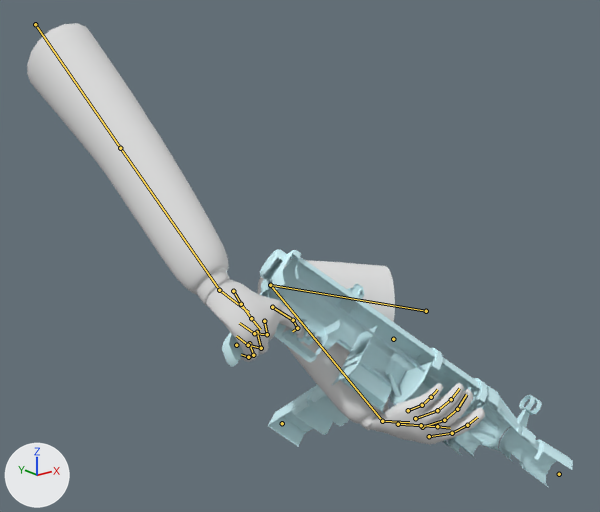
An edit to the Blender file weapons/new/FF - Nailgun.blend, drawn before and after from the same camera.
The view is the same before and after, from a 50 mm lens placed at (-33.1, -57.6, 2.9), pointed at (4.9, -10.1, -16.1). The axes (+X, +Y, +Z) are drawn at lower left. The lights are the same throughout. Both versions are drawn at frame 0 of the action 'draw'; the numbers are the values there. The bones that bend it are drawn over the model as lines.

Names of what the first picture shows: 'default_arms.001', 'reference_Nailgun ref'.
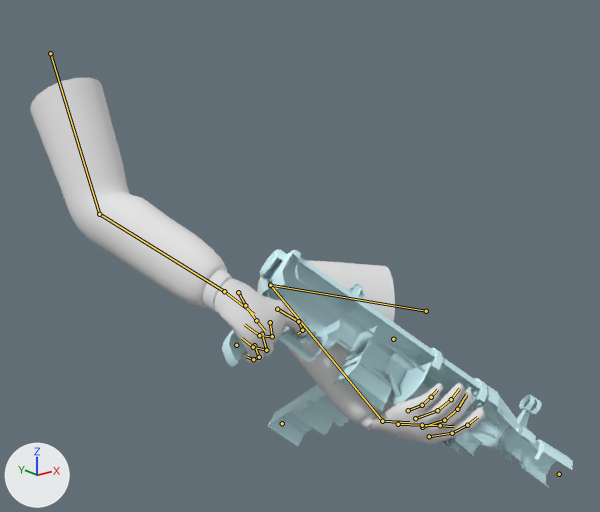
Patch to the scene script:
```diff
--- a/weapons/new/FF - Nailgun.blend.py
+++ b/weapons/new/FF - Nailgun.blend.py
@@ bone_rig_thumb_l @@
 bone_rig_thumb_l = bpy.data.objects['FF_SKELETON.002'].pose.bones['rig_thumb_l']  # child of 'hand_l'
-bone_rig_thumb_l.rotation_euler = (0.436, -0.0349, 0.244)  # degrees (25, -2, 14)
+bone_rig_thumb_l.rotation_euler = (0.436, 0.0, 0.192)  # degrees (25, 0, 11)
@@ bone_rig_hand_r @@
 bone_rig_hand_r = bpy.data.objects['FF_SKELETON.002'].pose.bones['rig_hand_r']  # child of 'root'
-bone_rig_hand_r.location = (-12.3, -25.5, 11.6)
+bone_rig_hand_r.location = (-12.3, -25.0, 11.6)
@@ bone_rig_upperarm_r @@
 bone_rig_upperarm_r = bpy.data.objects['FF_SKELETON.002'].pose.bones['rig_upperarm_r']  # child of 'root'
-bone_rig_upperarm_r.location = (0.7, 0.8, -8.1)
+bone_rig_upperarm_r.location = (-1.4, 0.3, -6.6)
```

Changed parts and their boxes [x1, y1, x2, y2] in the pictures (600 x 512 px):
'default_arms.001', posed (13% shorter): before [27, 23, 485, 444]; after [30, 77, 485, 444]
